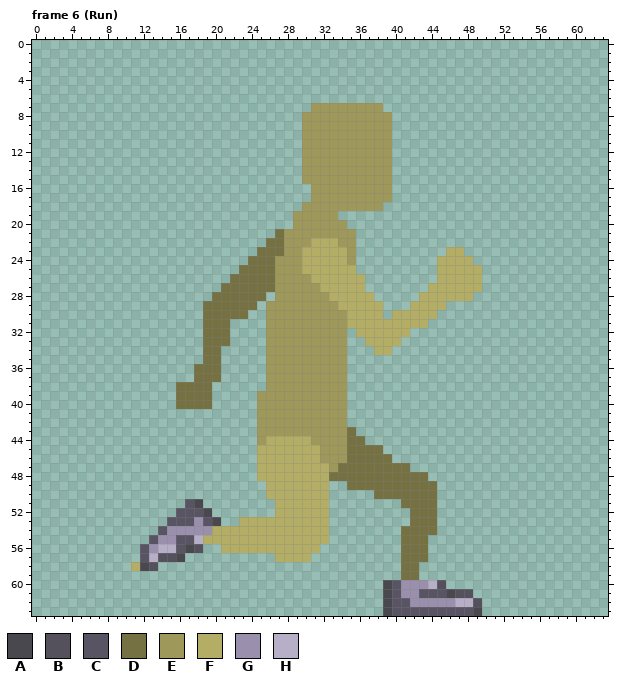
File history of a pixel-art file, Workfiles/newCharacter.aseprite. Above, as it was before the edit.
64x64 pixels, 13 frames. Colours within 5 levels of each other are drawn and written as one. Shown: frame 6 (Run). The commit also changed other frames, which this record leaves out.
Visible layers, top first: "trousers", "shoes", "newPosition", "background".
Palette (. is transparent): A #4a484f  B #54515c  C #595463  D #757143  E #9e985a  F #b3ad66  G #9a90ad  H #b7afc7
Pixels before, frame 6 (Run) (only the part around the change), first column x 14:
28 ......DDDDDD.EEEEEEFFFFF.....FFFFFF..
29 .....DDDDDD.EEEEEEEEFFFFF...FFFF.....
30 .....DDDDD..EEEEEEEEEFFFF.FFFFF......
31 .....DDD....EEEEEEEEEFFFFFFFFF.......
32 .....DDD....EEEEEEEEE.FFFFFF.........
33 .....DDD....EEEEEEEEE..FFFF..........
34 .....DD.....EEEEEEEEE...FF...........
35 .....DD.....EEEEEEEEE................
36 ....DDD.....EEEEEEEEE................
37 ....DDD.....EEEEEEEEE................
38 ..DDDD......EEEEEEEEE................
39 ..DDDD.....EEEEEEEEEE................
40 ..DDDD.....EEEEEEEEEE................
41 ...........EEEEEEEEEE................
42 ...........EEEEEEEEEE................
43 ...........EEEEEEEEEED...............
44 ...........EFFFFFEEEEDD..............
45 ...........FFFFFFFEEEDDDD............
46 ...........FFFFFFFEEEDDDDD...........
47 ...........FFFFFFFFEDDDDDDDD.........
48 ...........FFFFFFFFDDDDDDDDDDD.......
49 ............FFFFFFF..DDDDDDDDDD......
50 ............FFFFFFF.....DDDDDDD......
51 ...CA........FFFFFF........DDDD......
52 ..CCCA.......FFFFFF.........DDD......
53 .CCCGCA..FFFFFFFFFF.........DDD......
54 CGGGGGFFFFFFFFFFFFF........DDDD......
55 GGCCHFFFFFFFFFFFFFF........DDD.......
56 HHCAB..FFFFFFFFFFF.........DDD.......
57 BBA..........FFFF..........DDD.......
58 ...........................DD........
59 ...........................DD........
60 .........................ACGGGHB.....
61 .........................ACGGCCCABB..
62 .........................ACCGGGGGHHB.
63 .........................ACCCCCCCCCA.
Once edited:
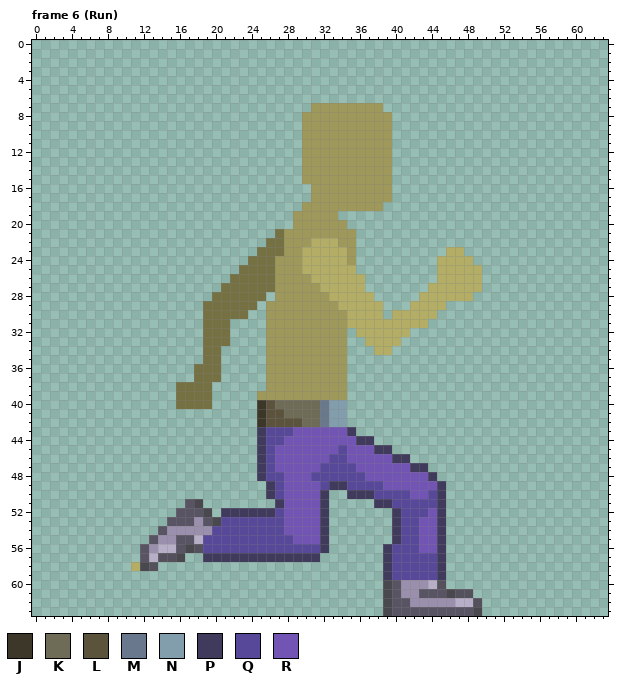
Colours new in this view: J #3d3729  K #6e6b57  L #5c533d  M #69788c  N #829ead  P #403a5c  Q #574899  R #7154b3
Change:
Changed rows in their new state; - is an unchanged pixel.
Frame 6 (Run), layer "trousers":
first column x 19:
40 ------JLKKKKKMNN-----------
41 ------JLLKKKKMNN-----------
42 ------JLLLLKKMNN-----------
43 ------PQQQRRRRRRP----------
44 ------PQQRRRRRRRRPP--------
45 ------PQRRRRRRRQRRRPP------
46 ------PQRRRRRRQQRRRRRPP----
47 ------PQRRRRRQQQQRRRRRRPP--
48 ------PQQRRRQQQQQQRRRRRRRP-
49 -------PQRRRRQPPQQQQRRRRRRP
50 -------PQRRRRP--PPPQQQQRRQP
51 --------PRRRRP-----PPQQQQQP
52 --PPPPPPQRRRRP-------PQQQRP
53 --QQQQQQQRRRRP-------PQQRRP
54 -QQQQQQQQRRRRP-------PQQRRP
55 QQQQQQQQQQRRRP-------PQQRRP
56 QQQQQQQQQQQQQP------PQQQRRP
57 PPPPPPPPPPPPP-------PQQQQQP
58 --------------------PQQQQQP
59 --------------------PQQQQQP
